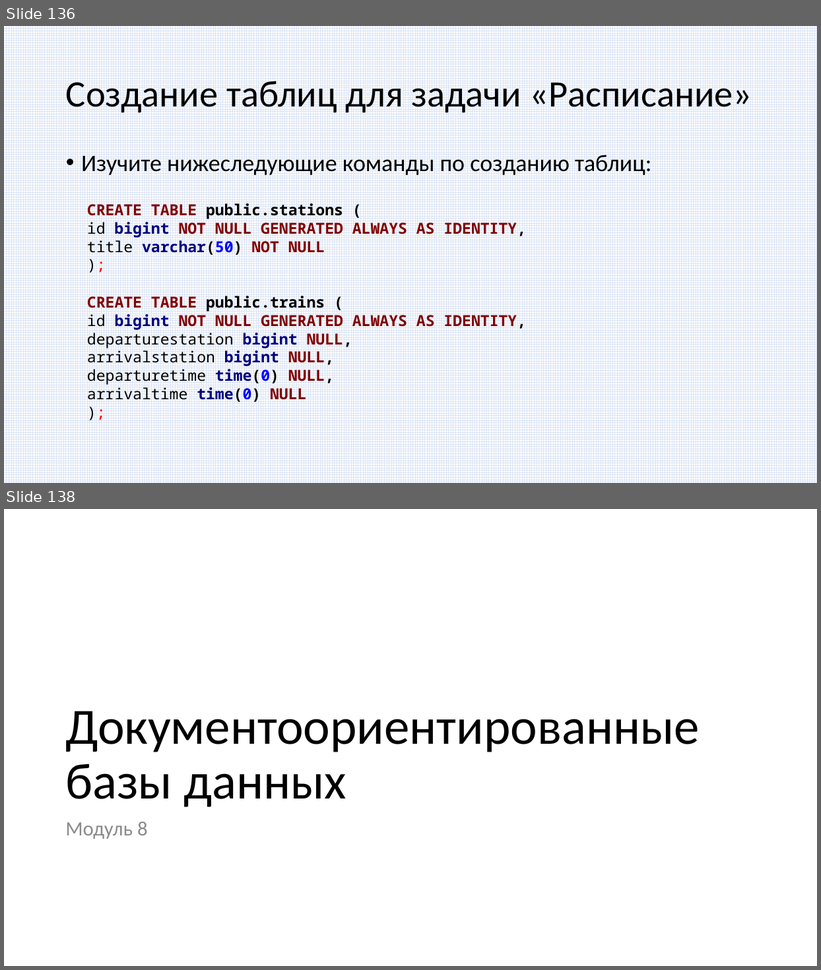
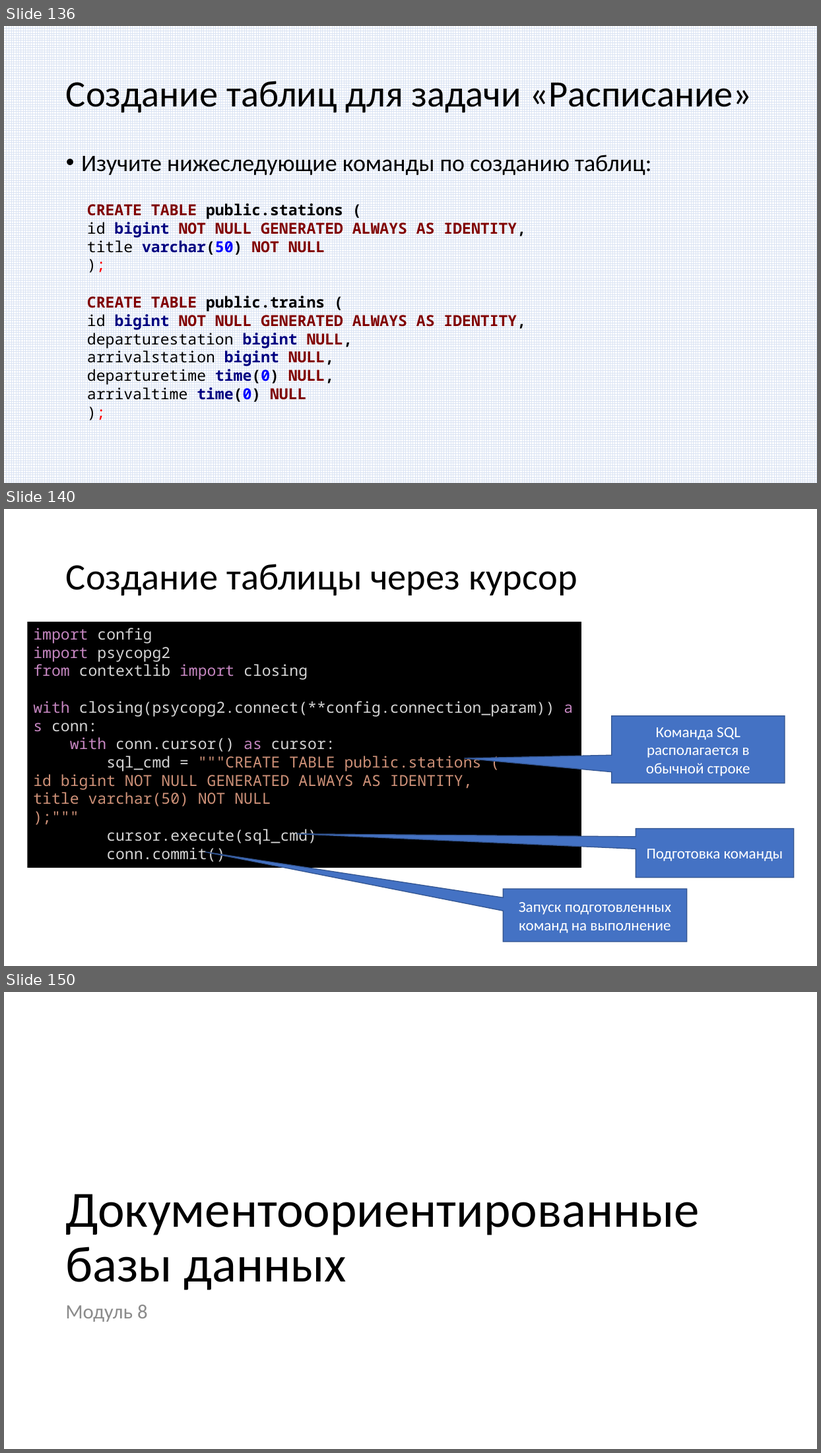
Before and after one commit to paveltsytovich/telegram-course, a slide deck: Presentation/Разработка ботов для телеграмм на Python.pptx. Shown one above the other, each under a label of ours: slides 136 and 138 before the commit, slides 136, 140 and 150 after it; the slides between them are not shown. The pictures are 821x970 and 821x1453 pixels, drawn with LibreOffice and Linux fonts; fonts in the diff are those of the drawing. Boxes give left, top, right and bottom in pixels: in the first picture for what was removed or moved away, otherwise in the second. Text is boxed around its words. In the diff, an @@ line names an element or a change of style, - is before the commit and + after.

Commit message:
Создание таблицы БД

```diff
--- a/Presentation/Разработка ботов для телеграмм на Python.pptx
+++ b/Presentation/Разработка ботов для телеграмм на Python.pptx
@@ slide 140 added at (4, 509, 817, 966), background #FFFFFF @@
@@ title added at (66, 564, 578, 596), 44 pt, text #000000 @@
+Создание таблицы через курсор
@@ rectangle added at (27, 622, 582, 868), fill #000000, 18 pt, text #D4D4D4 @@
+import config
+import psycopg2
+from contextlib import closing
+with closing(psycopg2.connect(**config.connection_param)) as conn:
+with conn.cursor() as cursor:
+sql_cmd = """CREATE TABLE public.stations (
+id bigint NOT NULL GENERATED ALWAYS AS IDENTITY,
+title varchar(50) NOT NULL
+);"""
+cursor.execute(sql_cmd)
+conn.commit()
@@ speech box added at (612, 716, 785, 784), fill #4472C4, outline #325491 1 pt, 18 pt, text #FFFFFF @@
+Команда SQL располагается в обычной строке
@@ speech box added at (636, 828, 794, 877), fill #4472C4, outline #325491 1 pt, 18 pt, text #FFFFFF @@
+Подготовка команды
@@ speech box added at (504, 889, 687, 942), fill #4472C4, outline #325491 1 pt, 18 pt, text #FFFFFF @@
+Запуск подготовленных команд на выполнение
@@ what was slide 138 is now slide 150 @@
```
Also in this commit, not shown: 12 other slides added, 1 slide removed, 2 other files.
